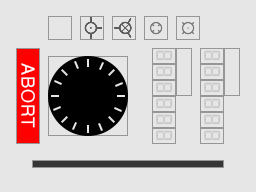
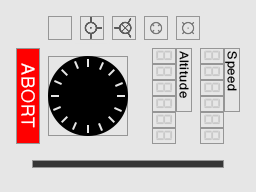
Layers edited between the first and the second 256px x 192px image:
added layer "Altitude" above "Speed" over [179, 51, 189, 98]
added layer "Speed" above "Rectangle 1 copy" over [225, 51, 237, 91]
painted on "Rectangle 2 copy" (2nd of 2, in "Group 5") over [224, 95, 240, 112]
painted on "Rectangle 2" (2nd of 2, in "Group 5") over [176, 95, 192, 112]
